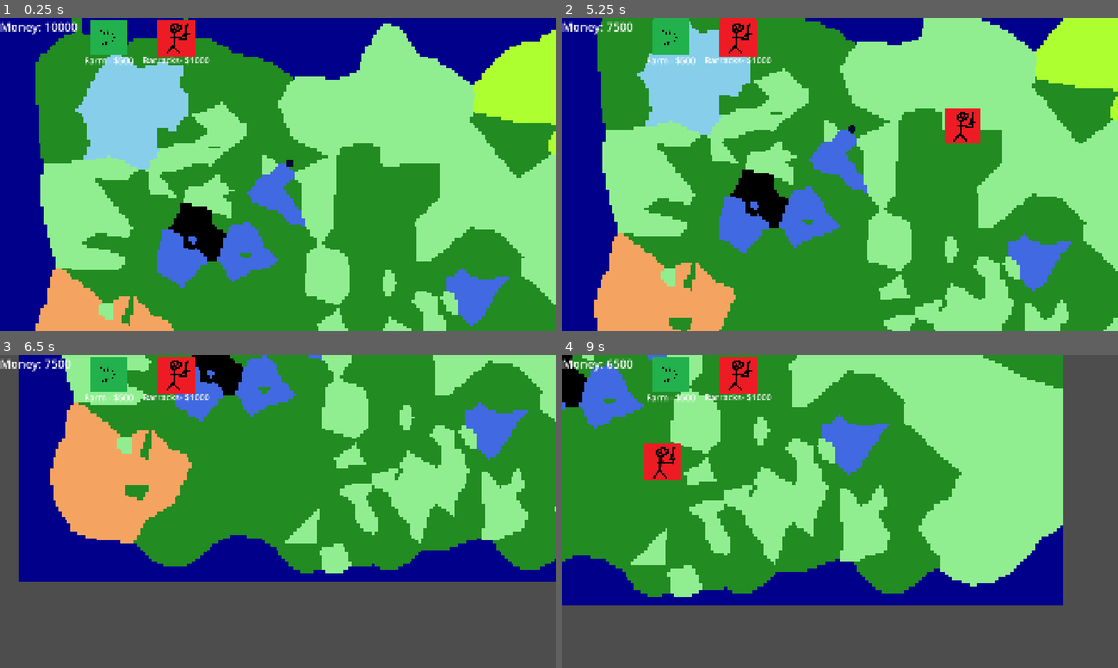
Above: before the commit, frames 1-4 (two rows, left to right).
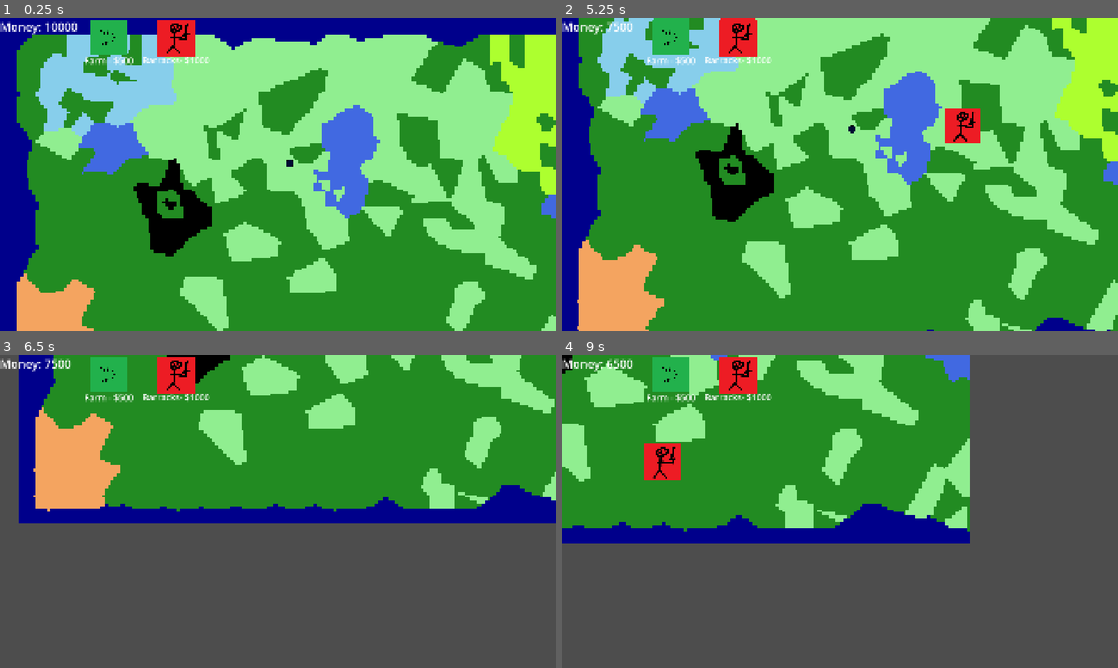
Above: after the commit, the same moments.

Repository: NathanBerglas/ROR-Testing
Game: Godot game, scene res://scenes/main.tscn
Same seed, same stepped clock (60 frames per second), same inputs: the game is played once before the commit and once after it.
Inputs (mouse positions are in pixels of both pictures, inside the frame that each line leads up to):
- Up to frame 1 (0.25 s): no input
- Up to frame 2 (5.25 s): click (667, 36) at 0.5 s; click (739, 36) at 1.25 s; click (667, 36) at 2 s; click (739, 36) at 2.75 s; click (667, 36) at 3.5 s; click (739, 36) at 4.25 s; tap Enter at 5 s; move the mouse to (962, 158) at 5.02 s; hold S (move_camera_down) from 5.03 s (still down)
- Up to frame 3 (6.5 s): move the mouse to (166, 527) at 5.77 s; release S (move_camera_down) at 5.78 s; tap A (move_camera_left) at 5.85 s
- Up to frame 4 (9 s): move the mouse to (895, 442) at 6.52 s; hold D (move_camera_right) 6.53-7.28 s; move the mouse to (812, 574) at 7.27 s; tap W (move_camera_up) at 7.35 s; move the mouse to (1006, 558) at 8.02 s; press the mouse at (1006, 558) at 8.03 s; tap Space at 8.75 s; move the mouse to (673, 464) at 8.77 s; release the mouse at (673, 464) at 8.78 s; tap Mouse wheel up (zoom_in) at 8.85 s

The runs differ from the first frame. In frame 1, 50% of the frame differs, in the area x 3-100%, y 0-100%; in frame 2, 50%; in frame 3, 41%; in frame 4, 49%.

Commit message:
Finished up the world gen changes, fixed quite a few bugs and edited the ocean script to simply run on edge

Diff:
--- a/scenes/BiomeGen/BiomeGen.tscn
+++ b/scenes/BiomeGen/BiomeGen.tscn
@@ -5,7 +5,6 @@
 
 [node name="Biome Gen" type="Node2D"]
 script = ExtResource("1_l40ff")
-BORDER_RESOLUTION = 400
 gen_data = ExtResource("2_5j2y8")
 
 [node name="Ground Mesh" type="MeshInstance2D" parent="."]
--- a/scripts/BiomeGen/NatesBiomeGen.gd
+++ b/scripts/BiomeGen/NatesBiomeGen.gd
@@ -6,7 +6,7 @@
 var PIXELS_PER_TILE: int
 
 # Map Area
-@export var BORDER_RESOLUTION: int = 500
+@export var BORDER_RESOLUTION: int = 100
 var MAP_RESOLUTION: Vector2i
 var MAP_COLS: int
 var MAP_ROWS: int
@@ -24,10 +24,9 @@
 	PIXELS_PER_TILE = int(SCREEN_RESOLUTION.x / COLS)
 
 	# Map Area
-	MAP_RESOLUTION = Vector2i(SCREEN_RESOLUTION.x + BORDER_RESOLUTION, SCREEN_RESOLUTION.y + BORDER_RESOLUTION)
+	MAP_RESOLUTION = Vector2i(SCREEN_RESOLUTION.x + BORDER_RESOLUTION, SCREEN_RESOLUTION.y + 2 * BORDER_RESOLUTION)
 	MAP_COLS = MAP_RESOLUTION.x / PIXELS_PER_TILE
 	MAP_ROWS = MAP_RESOLUTION.y / PIXELS_PER_TILE
-
 	# Generate Mesh
 	_generate_mesh()
 
@@ -70,7 +69,6 @@
 				break
 			if (attempt == max_poisson_attempts_1d):
 				print("Biome Gen Timed out! 1d")
-	#print(Time.get_ticks_usec() - start_time, " microseconds passed") # Debugging
 	return points
 
 # 2 dimensional poisson disk distribution for rectangle - Generates based on resolution
@@ -84,17 +82,17 @@
 func _poisson_dd_2d(top_left: Vector2i, bottom_right: Vector2i, min_distance: float, chunks: Array[Array]) -> Vector2i:
 	var range_x: int = bottom_right.x - top_left.x
 	var range_y: int = bottom_right.y - top_left.y
-	var chunk_length: float = 0.70711 * min_distance # sqrt(2) * min_distance
+	var chunk_length: float = min_distance / 0.70711 # min_distance / sqrt(2)
 
 	for attempt in max_poisson_attempts_2d: # Cap number of attempts in case to prevent infinite loop
 		var sucess: bool = true
 		var x: Vector2i = Vector2i(randi_range(top_left.x, bottom_right.x),randi_range(top_left.y, bottom_right.y))
 		var global_x = x + Vector2i(1, 1) * int(BORDER_RESOLUTION/2)
 		var chunk_index: Vector2i = Vector2i(int(global_x.x / chunk_length),int(global_x.y / chunk_length))
-		for dx: int in range(-2,3):
-			for dy: int in range(-2,3):
+		for dx: int in range(-1,2):
+			for dy: int in range(-1,2):
 				var adj_chunk_index: Vector2i = chunk_index + Vector2i(dx,dy)
-				if (adj_chunk_index.x >= 0 and adj_chunk_index.y >= 0) and (adj_chunk_index.x >= chunks.size() and adj_chunk_index.y >= chunks[0].size()): # CHECK FOR MAX BOUNDS!
+				if (adj_chunk_index.x >= 0 and adj_chunk_index.y >= 0) and (adj_chunk_index.x < chunks.size() and adj_chunk_index.y < chunks[0].size()): # CHECK FOR MAX BOUNDS!
 					for point: Vector2i in chunks[adj_chunk_index.x][adj_chunk_index.y]:
 						if point.distance_squared_to(x) < min_distance * min_distance:
 							sucess = false
@@ -103,17 +101,6 @@
 			return x
 	print("PDD 2D Timed out!")
 	return Vector2i.ZERO
-
-func _ocean(distance: int) -> Vector2:
-	var shore_length: int = MAP_RESOLUTION.x * 2 + MAP_RESOLUTION.y
-	distance *= shore_length / 100
-	if (distance > MAP_RESOLUTION.x):
-		distance -= MAP_RESOLUTION.x
-		if (distance > MAP_RESOLUTION.y):
-			distance -= MAP_RESOLUTION.y
-			return Vector2(distance,MAP_RESOLUTION.y)
-		return Vector2(0,distance)
-	return Vector2(distance,0)
 
 # Generates the mesh
 func _generate_mesh():
@@ -146,14 +133,15 @@
 		sizes.append(feature["sizes"])  # already an Array
 
 	# Scaled based on desired resolution
-	var scaling_factor = (SCREEN_RESOLUTION.length() / gen_screen_resolution.length())
+	var scaling_factor: Vector2 = Vector2(SCREEN_RESOLUTION.x / gen_screen_resolution.x, SCREEN_RESOLUTION.y / gen_screen_resolution.y)
 	for f in sizes.size():
 		for s in sizes[f].size():
-			sizes[f][s] = int(sizes[f][s] * scaling_factor)
+			sizes[f][s] = int(sizes[f][s] * scaling_factor.length())
+
 	for a in spawn_area.size():
 		for p in 2:
-			for xy in 2:
-				spawn_area[a][p][xy] = int(spawn_area[a][p][xy] * scaling_factor)
+				spawn_area[a][p][0] = int(spawn_area[a][p][0] * scaling_factor.x)
+				spawn_area[a][p][1] = int(spawn_area[a][p][1] * scaling_factor.y)
 
 	#Calculate number of features
 	var number_of_features = 0
@@ -164,13 +152,13 @@
 	var points = PackedVector3Array() # (x, y, feature index)
 	var min_distance: float = sqrt((SCREEN_RESOLUTION.x * SCREEN_RESOLUTION.y) / (number_of_features * PI * sphere_packing_constant)) # The minimum distance any two points can be
 	var chunks: Array[Array] # Each point is placed in a chunk. Each chunk is exactly min_distance_x wide starting from min (stretches to max)
-	var chunk_length: float = 0.70711 * min_distance # sqrt(2) * min_distance
+	var chunk_length: float = min_distance / 0.70711  # sqrt(2) * min_distance
 	var chunk_count: Vector2i = Vector2i(int(ceil(MAP_RESOLUTION.x / chunk_length)), int(ceil(MAP_RESOLUTION.y / chunk_length)))
 
 	# Initialize the chunks array
-	for cx: int in chunk_count.x:
+	for cx: int in chunk_count.x + 1:
 		chunks.push_back([])
-		for cy: int in chunk_count.y:
+		for cy: int in chunk_count.y + 1:
 			chunks[cx].push_back([])
 
 	for f in features.size():
@@ -178,12 +166,13 @@
 			var top_left: Vector2i = Vector2i(spawn_area[f][0][0], spawn_area[f][0][1])
 			var bottom_right: Vector2i = Vector2i(spawn_area[f][1][0], spawn_area[f][1][1])
 			var point: Vector2i = _poisson_dd_2d(top_left, bottom_right, min_distance, chunks)
-			point += Vector2i(1, 1) * int(BORDER_RESOLUTION/2) # Shift by the border
+			var global_point = point + Vector2i(BORDER_RESOLUTION, BORDER_RESOLUTION)# Shift by the border
 			# Put occurence in points and in chunks
-			points.append(Vector3(point.x, point.y, f))
-			chunks[int(point.x / chunk_length)][int(point.y / min_distance)].push_back(point)
+			points.append(Vector3(global_point.x, global_point.y, f))
+			chunks[int(global_point.x / chunk_length)][int(global_point.y / chunk_length)].push_back(point)
 			# Stack of [position, depth]
-			var stack: Array = [[point, 0]]
+			var stack: Array = [[global_point, 0]]
+
 			while stack.size() > 0:
 				var item = stack.pop_back()
 				var center = item[0]
@@ -198,18 +187,13 @@
 				for a in angles:
 					# Random angle around the circle
 					var offset = Vector2(radius, 0).rotated(a / 1000.)
-					var new_point_f = Vector2(center.x,center.y) + offset
-					var new_point = Vector2i(floor(new_point_f.x),floor(new_point_f.y))
-					points.append(Vector3(round(new_point.x), round(new_point.y), f))
+					var new_point = Vector2(center.x,center.y) + offset
+					new_point.x = int(clamp(new_point.x, BORDER_RESOLUTION, BORDER_RESOLUTION + SCREEN_RESOLUTION.x))
+					new_point.y = int(clamp(new_point.y, BORDER_RESOLUTION, BORDER_RESOLUTION + SCREEN_RESOLUTION.y))
+					points.append(Vector3(new_point.x, new_point.y, f))
 					# Queue it up for the next depth layer
 					depth += 1
 					stack.append([new_point, depth])
-
-	# Place the Ocean
-	var ocean_distances: Array = range(0,BORDER_RESOLUTION/3,1)
-	for p in ocean_distances.size():
-		var ocean_point: Vector2 = _ocean(ocean_distances[p])
-		points.push_back(Vector3(ocean_point.x, ocean_point.y, -1))
 
 	# Generates mesh
 	for row: int in MAP_ROWS:
@@ -248,7 +232,8 @@
 				color = Color.LIGHT_GREEN
 			elif (closest_feature.y == 6): # Lake
 				color = Color.ROYAL_BLUE
-			elif (closest_feature.y == -1): # Ocean
+			if ((sqrt(closest_feature.x) > (col * PIXELS_PER_TILE) or sqrt(closest_feature.x) > (row * PIXELS_PER_TILE))
+			or (sqrt(closest_feature.x) > MAP_RESOLUTION.y - (row * PIXELS_PER_TILE))): # Ocean
 				color = Color.DARK_BLUE
 
 			# FOR DEBUGGING
@@ -256,6 +241,11 @@
 			#	color = Color.WEB_PURPLE
 			#if (closest_feature.x < PIXELS_PER_TILE): # Is on a point
 			#	color = Color.WEB_PURPLE
+			#var border_tiles = BORDER_RESOLUTION / PIXELS_PER_TILE
+			#if((col == border_tiles and border_tiles <= row and row < (MAP_RESOLUTION.y / PIXELS_PER_TILE) - border_tiles)
+			#or (row == border_tiles and border_tiles <= col)
+			#or (row == (MAP_RESOLUTION.y / PIXELS_PER_TILE) - border_tiles and border_tiles < col)):
+			#	color = Color.WEB_MAROON
 
 			colors.append_array([color, color, color, color])
 			# Define two triangles (quad = 2 triangles)
